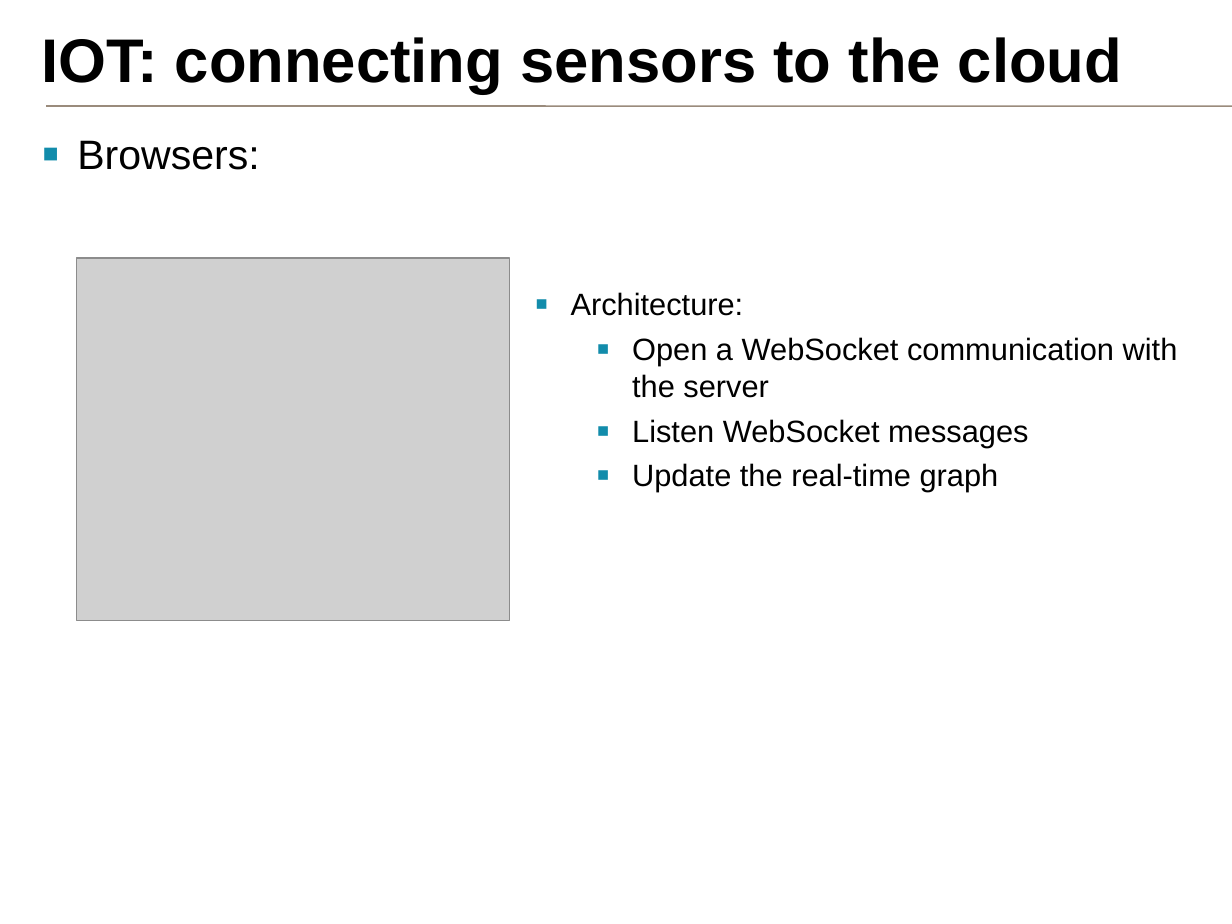
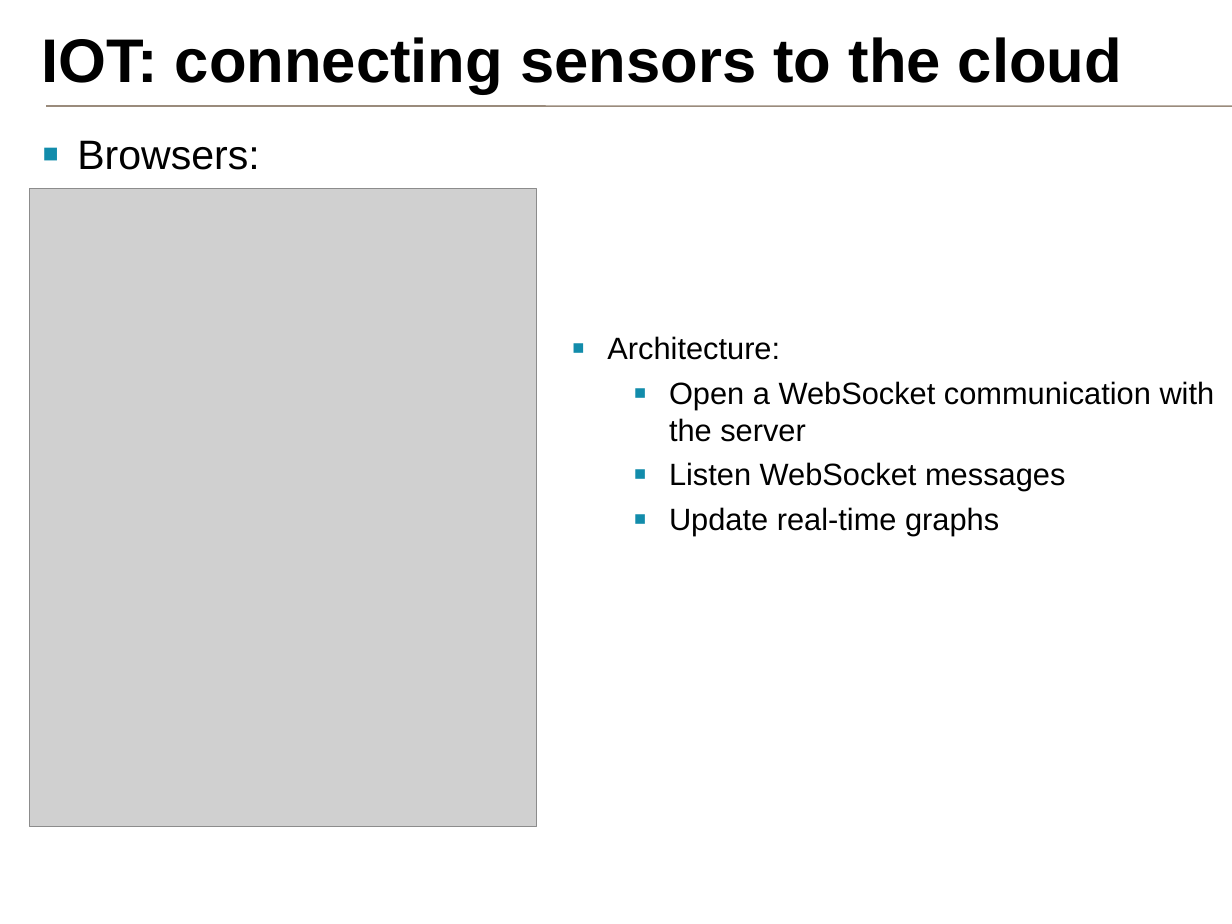
Before and after one commit to samux/ARM-internship-report, a slide deck: slide 11 of presentation_en/pres.pptx. Drawn at 1232x924 pixels with LibreOffice and Linux fonts; fonts in the diff are those of the drawing; grey boxes stand for pictures; background and template pictures are left out. Boxes give left, top, right and bottom in pixels: in the first picture for what was removed or moved away, otherwise in the second. Text is boxed around its words. In the diff, an @@ line names an element or a change of style, - is before the commit and + after.

Commit message:
modify slides. add photos

```diff
--- a/presentation_en/pres.pptx
+++ b/presentation_en/pres.pptx
@@ picture added at <box>30,188,537,827</box> @@
@@ picture removed at <box>76,257,509,620</box> @@
@@ text "Architecture:": place and size @@
-text "Architecture:" at <box>571,292,1178,492</box>
+text "Architecture:" at <box>607,336,1215,536</box>
@@ text at <box>669,507,999,536</box>: text changed @@
-  ▪ Update the real-time graph
+  ▪ Update real-time graphs
```
Also in this commit, not shown: 10 other slides changed, 6 slides removed, 6 other files.
